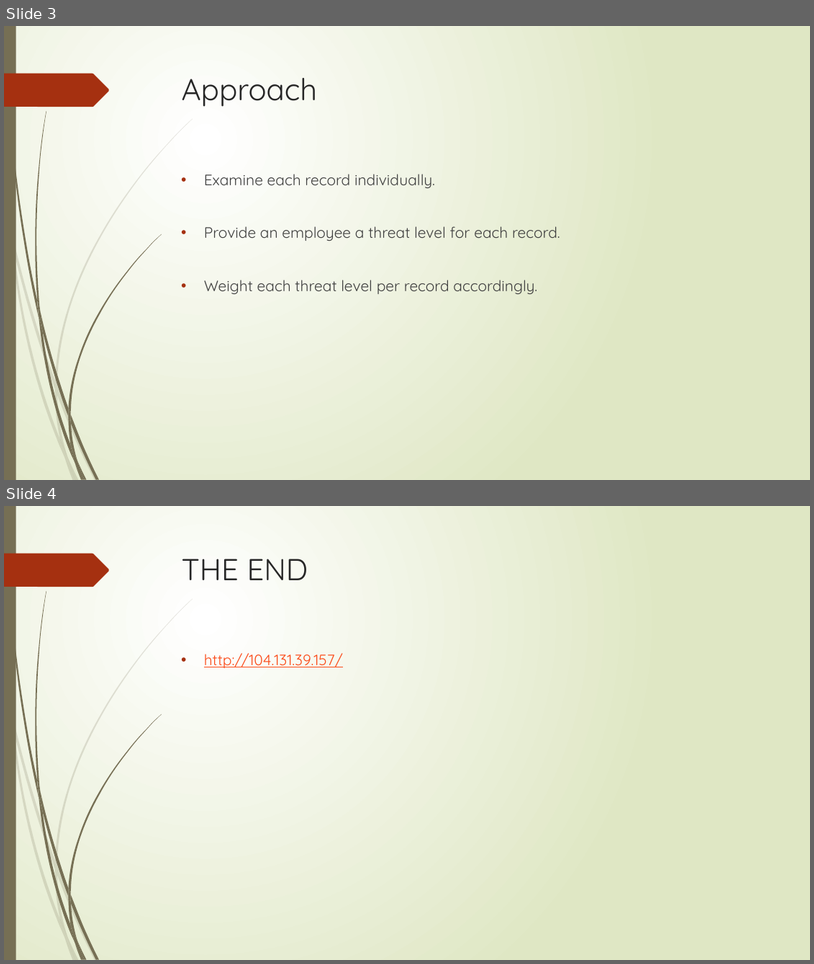
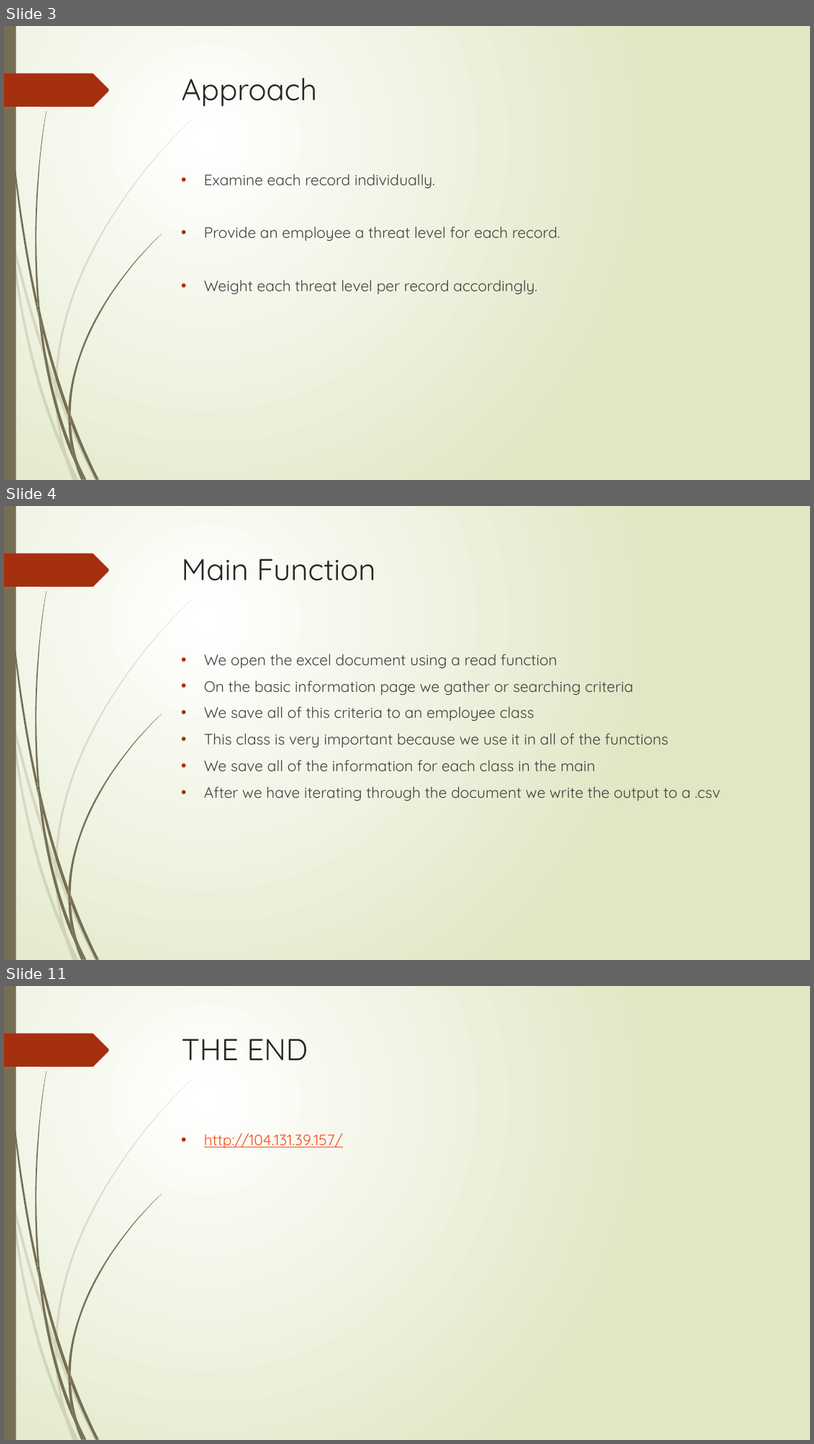
Before and after one commit to jschweizer36/Flyguys, a slide deck: Data Analytics Challenge Final PowerPoint.pptx. Shown one above the other, each under a label of ours: slides 3 and 4 before the commit, slides 3, 4 and 11 after it; the slides between them are not shown. The pictures are 814x964 and 814x1444 pixels, drawn with LibreOffice and Linux fonts; fonts in the diff are those of the drawing. Boxes give left, top, right and bottom in pixels: in the first picture for what was removed or moved away, otherwise in the second. Text is boxed around its words. In the diff, an @@ line names an element or a change of style, - is before the commit and + after.

Commit message:
created a couple of slides for the document

```diff
--- a/Data Analytics Challenge Final PowerPoint.pptx
+++ b/Data Analytics Challenge Final PowerPoint.pptx
@@ slide 4 added at (4, 506, 810, 960), background gradient #FFFFFF to #DFE8C4; not listed: 24 template elements that a slide beside it also shows @@
@@ title added at (182, 559, 376, 581), 36 pt, text #262626 @@
+Main Function
@@ text added at (204, 654, 721, 800), 18 pt, text #404040 @@
+• We open the excel document using a read function
+• On the basic information page we gather or searching criteria
+• We save all of this criteria to an employee class
+• This class is very important because we use it in all of the functions
+• We save all of the information for each class in the main
+• After we have iterating through the document we write the output to a .csv
@@ what was slide 4 is now slide 11 @@
```
Also in this commit, not shown: 1 slide changed, 6 other slides added.
